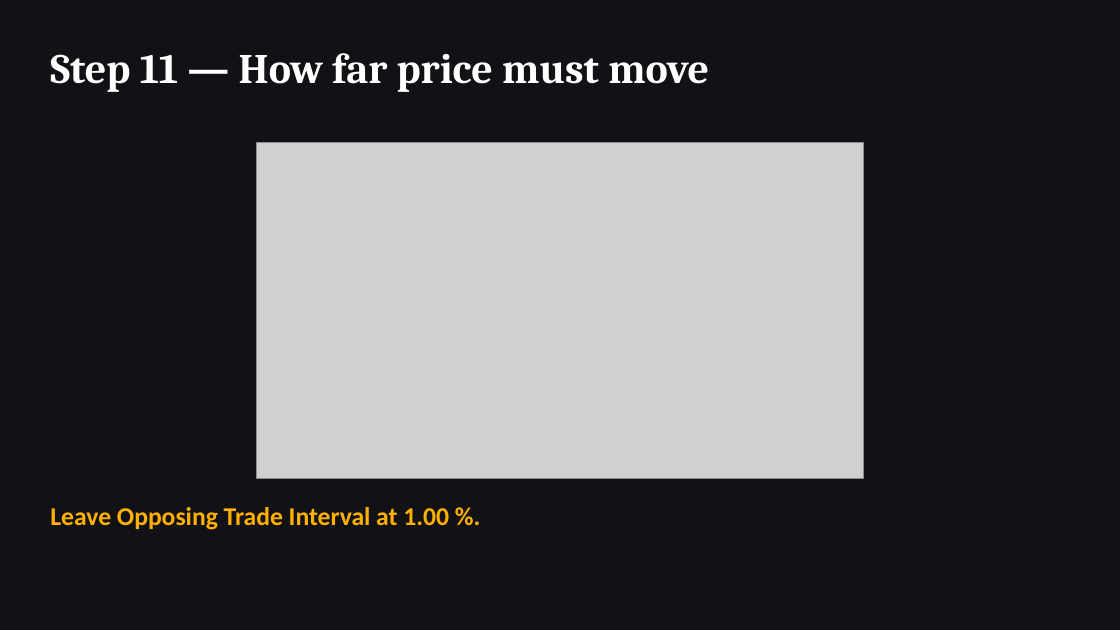
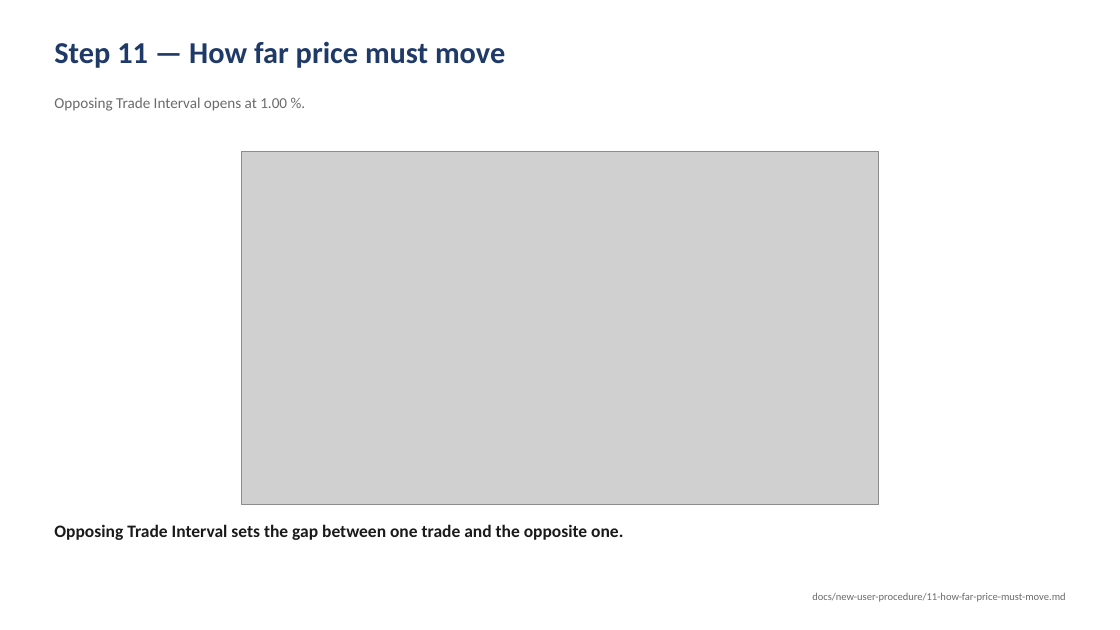
Before and after one commit to Acervator-LLC/ACERVATOR, a slide deck: slide 11 of docs/new-user-procedure/New-User-Procedure.pptx. Drawn at 1120x630 pixels with LibreOffice and Linux fonts; fonts in the diff are those of the drawing; grey boxes stand for pictures. Boxes give left, top, right and bottom in pixels: in the first picture for what was removed or moved away, otherwise in the second. Text is boxed around its words. In the diff, an @@ line names an element or a change of style, - is before the commit and + after.

```diff
--- a/docs/new-user-procedure/New-User-Procedure.pptx
+++ b/docs/new-user-procedure/New-User-Procedure.pptx
@@ background #121216 to #FFFFFF @@
@@ text "Step 11 — How far ...": place and size @@
-text "Step 11 — How far ..." at [50,53,709,92]
+text "Step 11 — How far ..." at [54,41,505,68]
@@ text "Step 11 — How far ..." at [54,41,505,68]: size 36 to 26 pt, font Cambria to Calibri, text colour #FFFFFF to #1F3A68; less space between paragraphs @@
@@ text at [54,97,287,111]: text changed; size 22 to 13 pt; text colour #FFB000 to #6B6B6B; bold off @@
-Leave Opposing Trade Interval at 1.00 %.
+Opposing Trade Interval opens at 1.00 %.
@@ picture: place and size @@
-picture at [256,143,863,479]
+picture at [241,151,879,504]
@@ text added at [54,524,623,540], 15 pt, text #1A1A1A, bold @@
+Opposing Trade Interval sets the gap between one trade and the opposite one.
@@ text added at [812,593,1065,602], 9 pt, text #6B6B6B @@
+docs/new-user-procedure/11-how-far-price-must-move.md
```
Also in this commit, not shown: 26 other slides changed, 2 other files.
